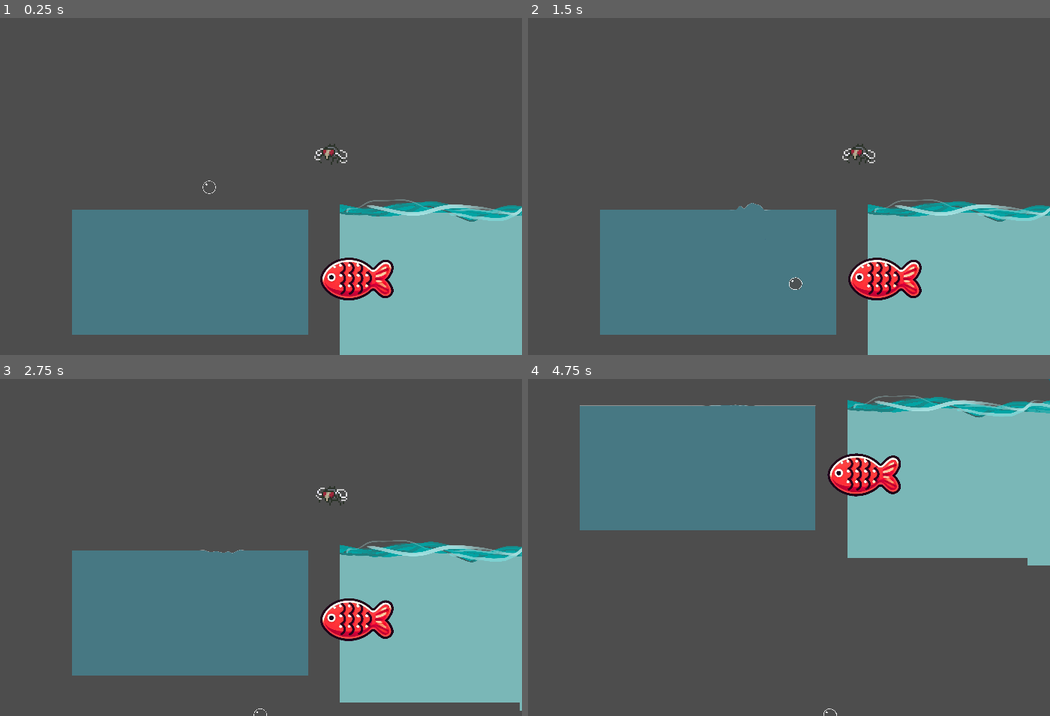
Above: before the commit, frames 1-4 (two rows, left to right).
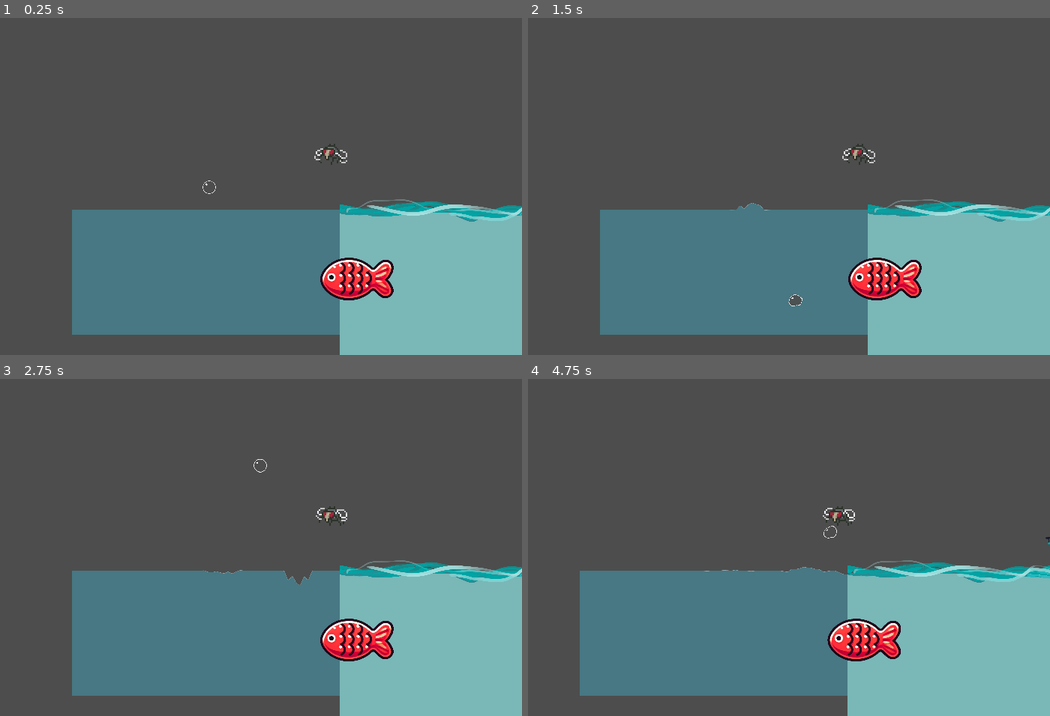
Above: after the commit, the same moments.

Repository: bcrandall0520/BubbleBois
Game: Godot game, scene res://test_main.tscn
Same seed, same stepped clock (60 frames per second), same inputs: the game is played once before the commit and once after it.
Inputs (mouse positions are in pixels of both pictures, inside the frame that each line leads up to):
- Up to frame 1 (0.25 s): no input
- Up to frame 2 (1.5 s): tap Enter at 0.5 s; move the mouse to (882, 169) at 0.52 s; hold Down (player_1_fast_fall) 0.53-1.28 s; hold Right (player_1_right) from 0.53 s (still down); click (882, 169) at 0.67 s; tap Up (player_1_jump) at 0.77 s; move the mouse to (632, 203) at 1.27 s; tap A (player_2_left) at 1.35 s
- Up to frame 3 (2.75 s): tap Up (player_1_jump) at 1.52 s; move the mouse to (281, 473) at 2.02 s; release Right (player_1_right) at 2.03 s; hold Left (player_1_left) from 2.03 s (still down); tap D (player_2_right) at 2.1 s
- Up to frame 4 (4.75 s): move the mouse to (721, 614) at 2.77 s; release Left (player_1_left) at 2.78 s; hold Right (player_1_right) 2.78-4.28 s; tap Down (player_1_fast_fall) at 2.85 s; click (721, 614) at 2.92 s; tap Up (player_1_jump) at 3.02, 3.77, 4.52 s; move the mouse to (929, 598) at 3.52 s; tap A (player_2_left) at 3.6 s; move the mouse to (569, 496) at 4.27 s; hold Left (player_1_left) from 4.28 s (still down); tap D (player_2_right) at 4.35 s

The runs differ from the first frame. In frame 1, 2.0% of the frame differs, in the area x 59-99%, y 56-94%; in frame 2, 2.1%; in frame 3, 14%; in frame 4, 72%, in the area x 9-100%, y 0-100%.

Commit message:
local changes -shubham

Diff:
--- a/components/platform/platform.tscn
+++ b/components/platform/platform.tscn
@@ -3,10 +3,10 @@
 [ext_resource type="Script" path="res://components/platform/platform.gd" id="1_dpc6h"]
 
 [sub_resource type="RectangleShape2D" id="RectangleShape2D_i4vtk"]
-size = Vector2(256, 40)
+size = Vector2(384, 40)
 
 [sub_resource type="RectangleShape2D" id="RectangleShape2D_o2vn2"]
-size = Vector2(256, 128)
+size = Vector2(384, 128)
 
 [sub_resource type="Animation" id="Animation_6232f"]
 resource_name = "shake"
--- a/components/player/player.tscn
+++ b/components/player/player.tscn
@@ -269,6 +269,7 @@
 [node name="Bone-4" type="Bone2D" parent="SoftBody2D/Skeleton2D"]
 position = Vector2(8.70711, 8.70711)
 rotation = 1.53066
+scale = Vector2(1, 1)
 rest = Transform2D(0.0401291, 0.999195, -0.999195, 0.0401291, 8.70711, 8.70711)
 auto_calculate_length_and_angle = false
 length = 8.0
@@ -388,6 +389,7 @@
 [node name="Bone-13" type="Bone2D" parent="SoftBody2D/Skeleton2D"]
 position = Vector2(23.1864, 2.8771)
 rotation = 1.55252
+scale = Vector2(1, 1)
 rest = Transform2D(0.0182712, 0.999833, -0.999833, 0.0182712, 23.1864, 2.8771)
 auto_calculate_length_and_angle = false
 length = 8.0
@@ -414,6 +416,7 @@
 [node name="Bone-15" type="Bone2D" parent="SoftBody2D/Skeleton2D"]
 position = Vector2(23, 16)
 rotation = 1.53066
+scale = Vector2(1, 1)
 rest = Transform2D(0.0401291, 0.999195, -0.999195, 0.0401291, 23, 16)
 auto_calculate_length_and_angle = false
 length = 8.0
@@ -466,6 +469,7 @@
 [node name="Bone-19" type="Bone2D" parent="SoftBody2D/Skeleton2D"]
 position = Vector2(29, 16)
 rotation = -2.23481
+scale = Vector2(1, 1)
 rest = Transform2D(-0.616283, -0.787525, 0.787525, -0.616283, 29, 16)
 auto_calculate_length_and_angle = false
 length = 8.0
@@ -479,6 +483,7 @@
 [node name="Bone-20" type="Bone2D" parent="SoftBody2D/Skeleton2D"]
 position = Vector2(29.1185, 23.0278)
 rotation = -1.58766
+scale = Vector2(1, 1)
 rest = Transform2D(-0.0168624, -0.999858, 0.999858, -0.0168624, 29.1185, 23.0278)
 auto_calculate_length_and_angle = false
 length = 8.0
--- a/test_main.tscn
+++ b/test_main.tscn
@@ -22,6 +22,7 @@
 
 [node name="Water_Body" parent="Platform" instance=ExtResource("3_tk0fa")]
 position = Vector2(19, 603)
+spring_number = 180
 
 [node name="Platform2" type="Node2D" parent="."]
 position = Vector2(11313, -33)
